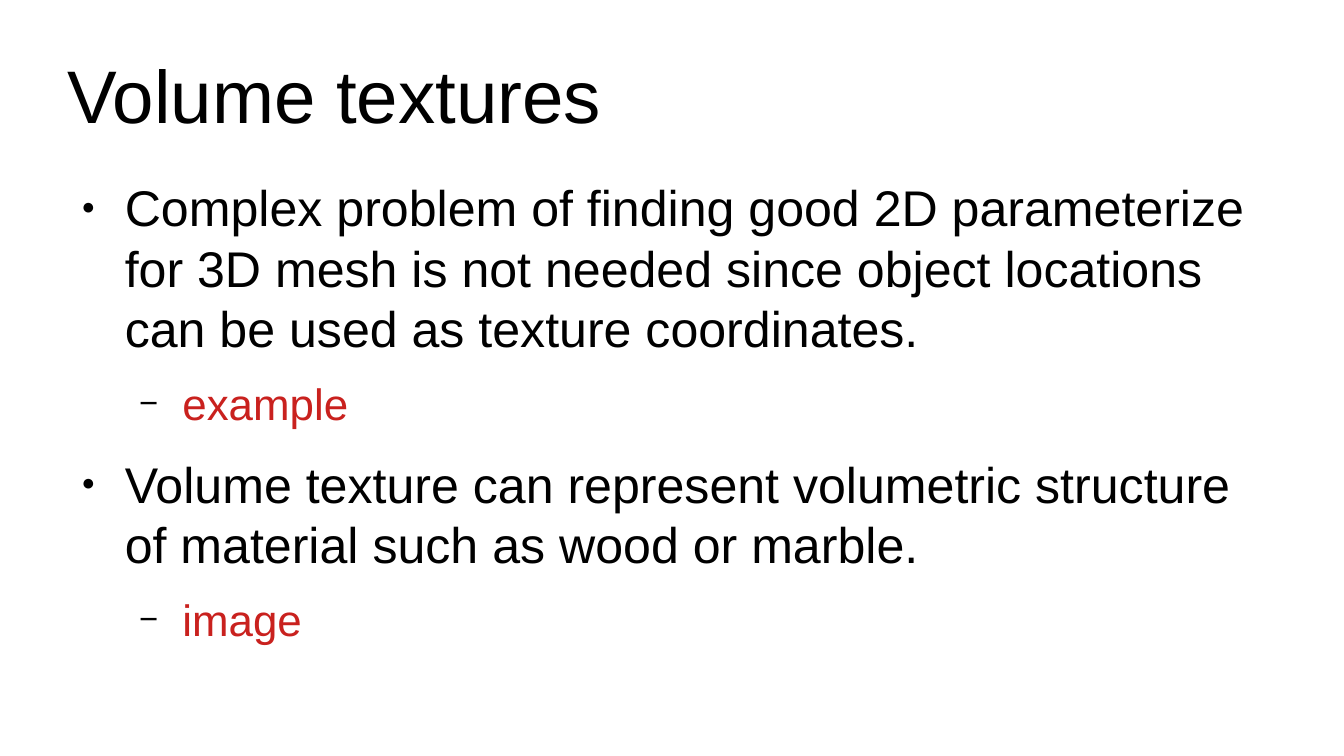
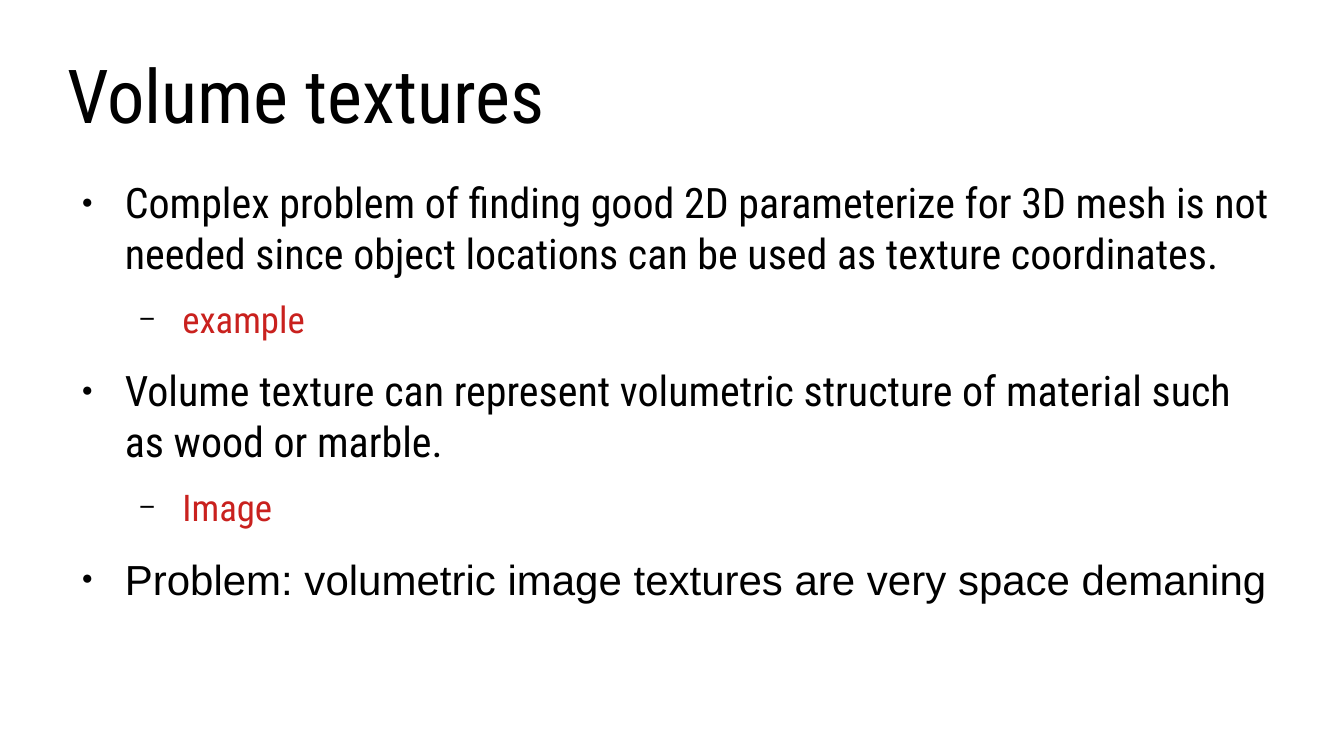
Before and after one commit to lorentzo/IntroductionToComputerGraphics, a slide deck: slide 53 of lectures/3_foundations_3d_scene/3_2_2_3D_models_material.odp (slide 54 before the commit). Drawn at 1344x756 pixels with LibreOffice and Linux fonts; fonts in the diff are those of the drawing. Boxes give left, top, right and bottom in pixels: in the first picture for what was removed or moved away, otherwise in the second. Text is boxed around its words. In the diff, an @@ line names an element or a change of style, - is before the commit and + after.

Commit message:
3d scene, material

```diff
--- a/lectures/3_foundations_3d_scene/3_2_2_3D_models_material.odp
+++ b/lectures/3_foundations_3d_scene/3_2_2_3D_models_material.odp
@@ title "Volume textures" at (67,67,544,124): font Arial to Roboto Condensed @@
@@ text at (125,186,1268,458): size 29.6 to 24.8 pt in "Complex problem of finding good 2D parameterize ...", "Volume texture can represent volumetric structure of ..."; font Arial to Roboto Condensed in "Complex problem of finding good 2D parameterize ...", "example", "Volume texture can represent volumetric structure of ..."; size 25.9 to 21.7 pt in "example" @@
@@ text at (125,495,1267,603): text changed; size 25.9 to 24.8 pt; text colour #C9211E to #000000 @@
-  − image
+  − Image
+● Problem: volumetric image textures are very space demaning
```
Also in this commit, not shown: 5 other slides changed, 18 slides added, 1 slide removed, 5 other files.
